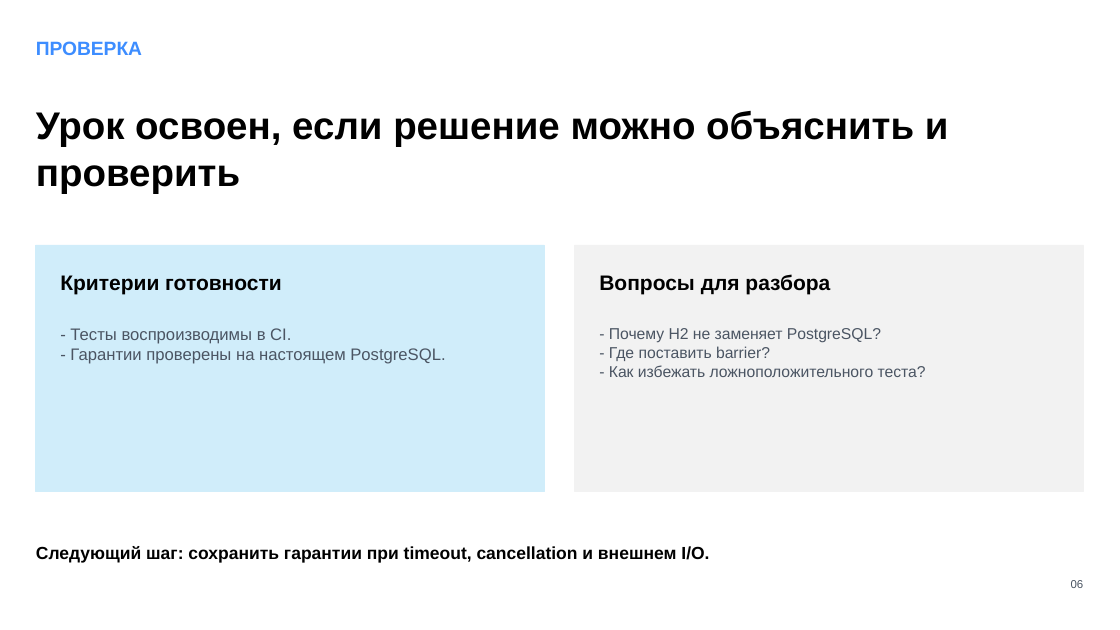
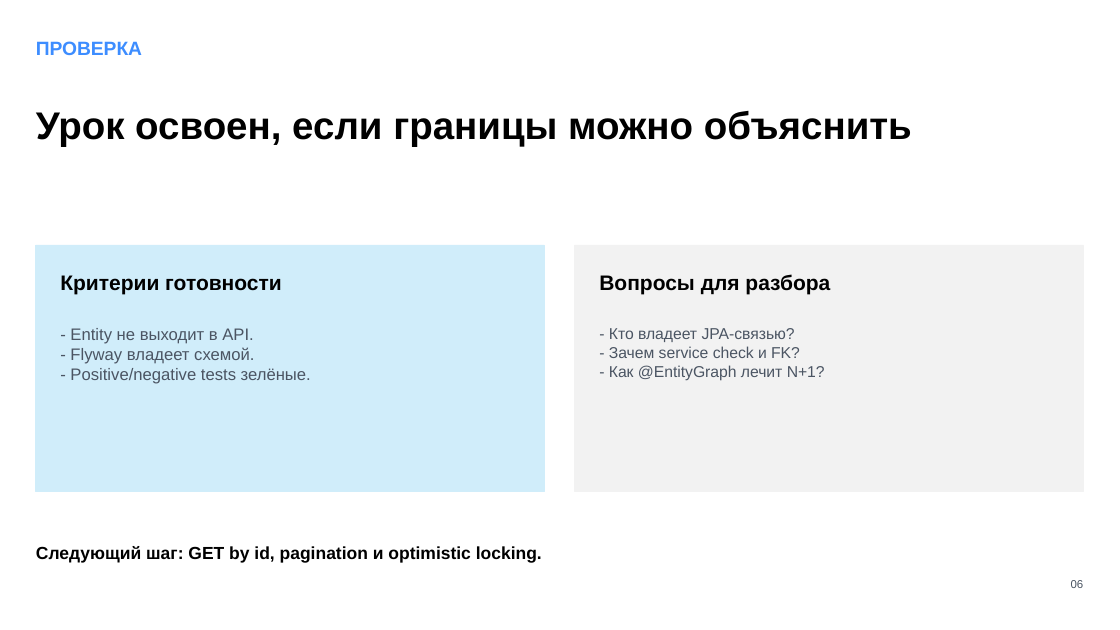
Before and after one commit to dimangty/kotlin-backend, a slide deck: slide 6 of Weak10/Lesson.pptx. Drawn at 1120x630 pixels with LibreOffice and Linux fonts; fonts in the diff are those of the drawing. Boxes give left, top, right and bottom in pixels: in the first picture for what was removed or moved away, otherwise in the second. Text is boxed around its words. In the diff, an @@ line names an element or a change of style, - is before the commit and + after.

```diff
--- a/Weak10/Lesson.pptx
+++ b/Weak10/Lesson.pptx
@@ text at bbox=[36, 111, 912, 147]: text changed @@
-Урок освоен, если решение можно объяснить и проверить
+Урок освоен, если границы можно объяснить
@@ text at bbox=[70, 328, 311, 384]: text changed @@
-- Тесты воспроизводимы в CI.
-- Гарантии проверены на настоящем PostgreSQL.
+- Entity не выходит в API.
+- Flyway владеет схемой.
+- Positive/negative tests зелёные.
@@ text at bbox=[609, 328, 825, 381]: text changed @@
-- Почему H2 не заменяет PostgreSQL?
-- Где поставить barrier?
-- Как избежать ложноположительного теста?
+- Кто владеет JPA-связью?
+- Зачем service check и FK?
+- Как @EntityGraph лечит N+1?
@@ text at bbox=[36, 546, 542, 563]: text changed @@
-Следующий шаг: сохранить гарантии при timeout, cancellation и внешнем I/O.
+Следующий шаг: GET by id, pagination и optimistic locking.
```
Also in this commit, not shown: 1 other slide changed, 4 slides added, 4 slides removed, 29 other files.
